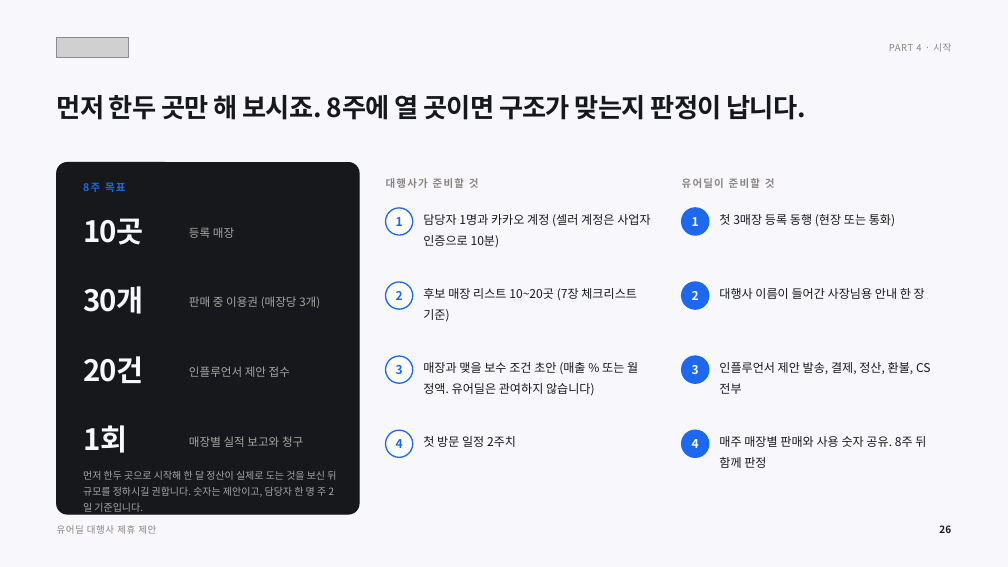
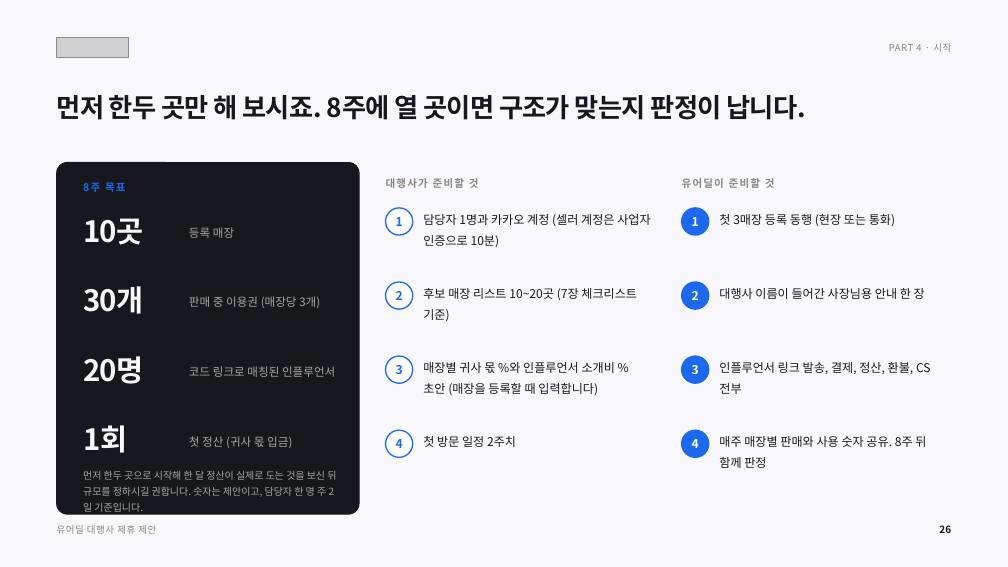
Before and after one commit to tobe2111/ur-live, a slide deck: slide 27 of docs/business/proposals/urdeal-agency-proposal.pptx. Drawn at 1008x567 pixels with LibreOffice and Linux fonts; fonts in the diff are those of the drawing; grey boxes stand for pictures. Boxes give left, top, right and bottom in pixels: in the first picture for what was removed or moved away, otherwise in the second. Text is boxed around its words. In the diff, an @@ line names an element or a change of style, - is before the commit and + after.

```diff
--- a/docs/business/proposals/urdeal-agency-proposal.pptx
+++ b/docs/business/proposals/urdeal-agency-proposal.pptx
@@ text at (83,356,144,384): text changed @@
-20건
+20명
@@ text at (189,366,335,377): text changed @@
-인플루언서 제안 접수
+코드 링크로 매칭된 인플루언서
@@ text at (423,362,615,396): text changed @@
-매장과 맺을 보수 조건 초안 (매출 % 또는 월 정액. 유어딜은 관여하지 않습니다)
+매장별 귀사 몫 %와 인플루언서 소개비 % 초안 (매장을 등록할 때 입력합니다)
@@ text at (719,362,931,394): text changed @@
-인플루언서 제안 발송, 결제, 정산, 환불, CS 전부
+인플루언서 링크 발송, 결제, 정산, 환불, CS 전부
@@ text at (189,436,292,448): text changed @@
-매장별 실적 보고와 청구
+첫 정산 (귀사 몫 입금)
```
Also in this commit, not shown: 20 other slides changed, 11 other files.
